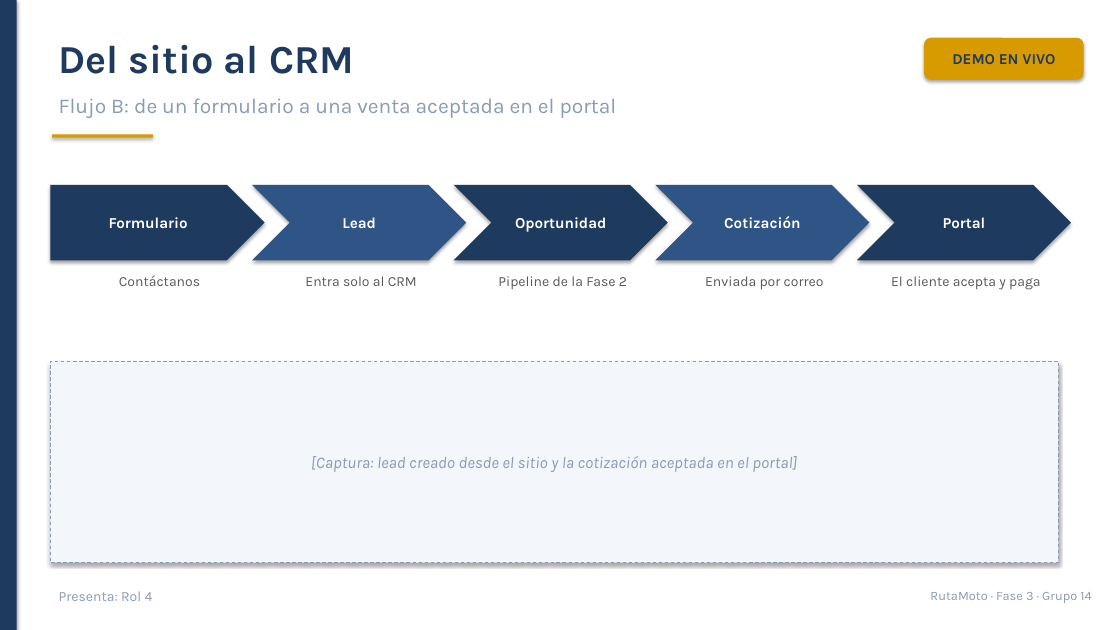
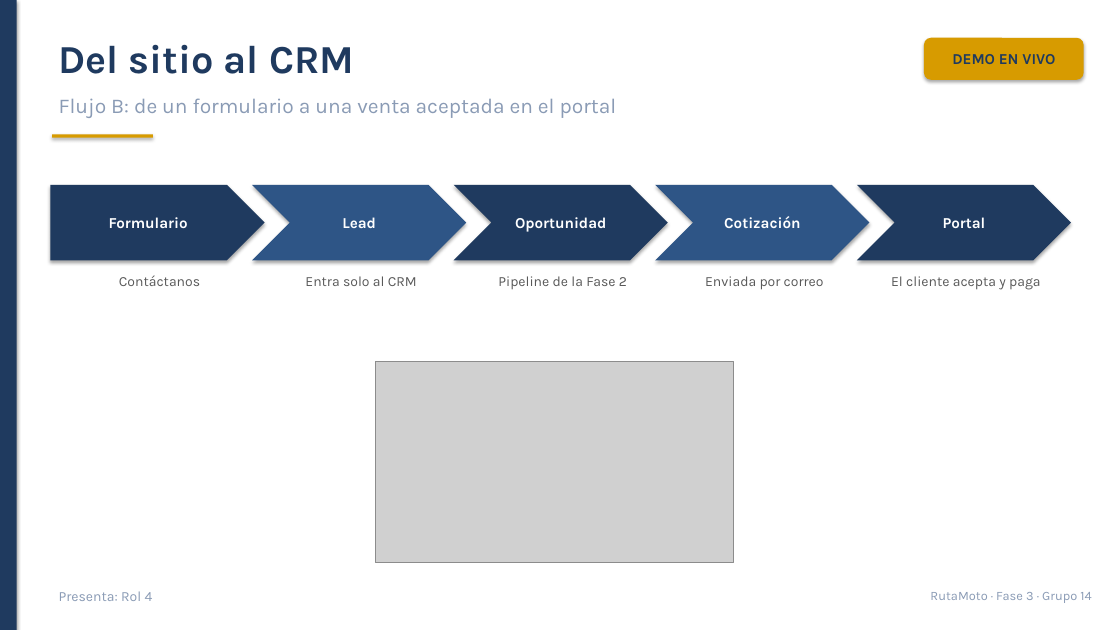
Before and after one commit to Santiago78op/SOG-G14-Proyecto, a slide deck: slide 6 of Entrega_Fase3_Grupo14/5_Presentacion/Presentacion_Fase3_Grupo14.pptx. Drawn at 1120x630 pixels with LibreOffice and Linux fonts; fonts in the diff are those of the drawing; grey boxes stand for pictures. Boxes give left, top, right and bottom in pixels: in the first picture for what was removed or moved away, otherwise in the second. Text is boxed around its words. In the diff, an @@ line names an element or a change of style, - is before the commit and + after.

```diff
--- a/Entrega_Fase3_Grupo14/5_Presentacion/Presentacion_Fase3_Grupo14.pptx
+++ b/Entrega_Fase3_Grupo14/5_Presentacion/Presentacion_Fase3_Grupo14.pptx
@@ rectangle removed at bbox=[50, 361, 1059, 563] @@
-[Captura: lead creado desde el sitio y la cotización aceptada en el portal]
@@ picture added at bbox=[376, 361, 734, 563] @@
```
Also in this commit, not shown: 8 other slides changed, 26 other files.
